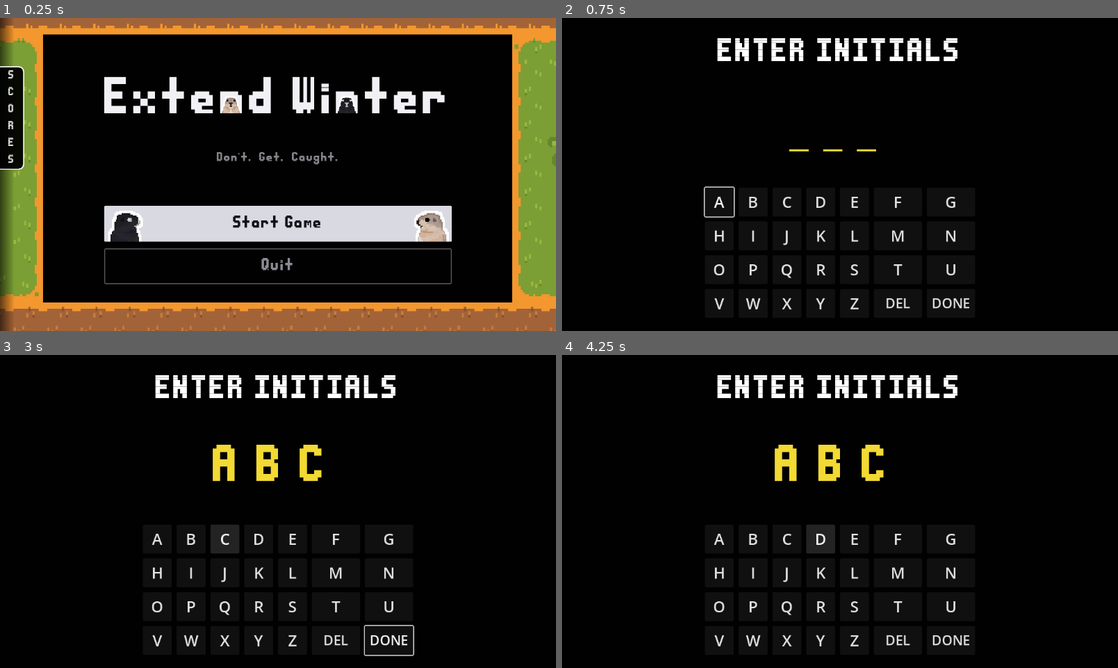
Above: before the commit, frames 1-4 (two rows, left to right).
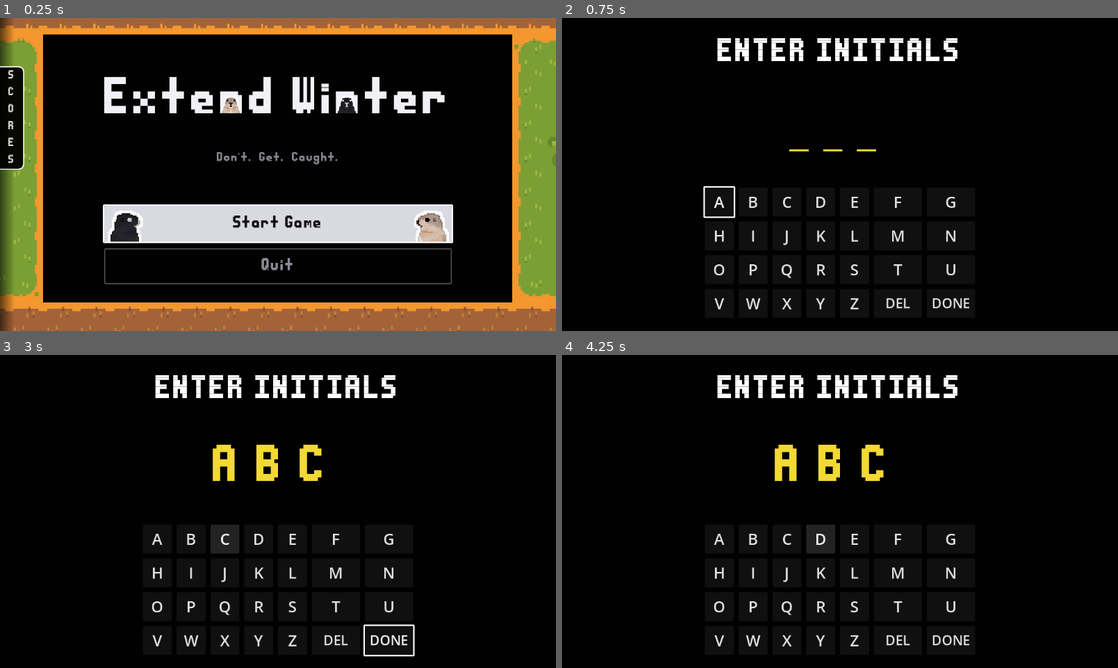
Above: after the commit, the same moments.

Repository: Sosenteam/groundhog-stealth
Game: Godot game, scene res://main_screen.tscn
The game is run twice, just before and just after one commit, with the same random seed, the same clock (stepped at 60 frames per second) and the same inputs.
Inputs:
- Up to frame 1 (0.25 s): no input
- Up to frame 2 (0.75 s): click "Start Game" at 0.5 s
- Up to frame 3 (3 s): click "A" at 1.25 s; click "B" at 2 s; click "C" at 2.75 s
- Up to frame 4 (4.25 s): click "D" at 3.5 s

The runs differ from the first frame. In frame 1, 0.8% of the frame differs, in the area x 18-82%, y 59-72%; in frame 2, 0.1%; in frame 3, 0.2%; in frame 4, nothing differs.

Commit message:
Updated COin system

Diff:
--- a/arcade_keyboard.gd
+++ b/arcade_keyboard.gd
@@ -6,6 +6,24 @@
 
 var current_name = ""
 var max_length = 3
+
+func _make_focus_style() -> StyleBoxFlat:
+	var focus_style = StyleBoxFlat.new()
+	focus_style.draw_center = false
+	focus_style.border_width_left = 3
+	focus_style.border_width_top = 3
+	focus_style.border_width_right = 3
+	focus_style.border_width_bottom = 3
+	focus_style.border_color = Color.WHITE
+	focus_style.corner_radius_top_left = 2
+	focus_style.corner_radius_top_right = 2
+	focus_style.corner_radius_bottom_right = 2
+	focus_style.corner_radius_bottom_left = 2
+	focus_style.expand_margin_left = 3.0
+	focus_style.expand_margin_top = 3.0
+	focus_style.expand_margin_right = 3.0
+	focus_style.expand_margin_bottom = 3.0
+	return focus_style
 
 func _ready() -> void:
 	# Add keyboard buttons programmatically
@@ -17,6 +35,7 @@
 		btn.theme_type_variation = "KeyboardBtn"
 		# Setup style
 		btn.add_theme_font_size_override("font_size", 32)
+		btn.add_theme_stylebox_override("focus", _make_focus_style())
 		btn.pressed.connect(on_key_pressed.bind(char))
 		grid.add_child(btn)
 
@@ -24,6 +43,7 @@
 	del_btn.text = "DEL"
 	del_btn.custom_minimum_size = Vector2(100, 60)
 	del_btn.add_theme_font_size_override("font_size", 28)
+	del_btn.add_theme_stylebox_override("focus", _make_focus_style())
 	del_btn.pressed.connect(on_key_pressed.bind("DEL"))
 	grid.add_child(del_btn)
 
@@ -31,6 +51,7 @@
 	done_btn.text = "DONE"
 	done_btn.custom_minimum_size = Vector2(100, 60)
 	done_btn.add_theme_font_size_override("font_size", 28)
+	done_btn.add_theme_stylebox_override("focus", _make_focus_style())
 	done_btn.pressed.connect(on_key_pressed.bind("DONE"))
 	grid.add_child(done_btn)
 
@@ -41,11 +62,15 @@
 		grid.get_child(0).grab_focus()
 
 func on_key_pressed(key: String) -> void:
+	print(current_name)
 	if key == "DEL":
+		print("updaitn displau")
 		if current_name.length() > 0:
 			current_name = current_name.substr(0, current_name.length() - 1)
-	elif key == "DONE":
-		finish_input()
+	elif key == "DONE" || current_name.length() == 3:
+		print("JAHDJA") #so it doesn't go into next asnd add "done" to thing
+		if key == "DONE" && current_name.length() == 3:
+			finish_input()
 	else:
 		if current_name.length() < max_length:
 			current_name += key
@@ -58,6 +83,7 @@
 	update_display()
 
 func update_display() -> void:
+	print("updaitn displau")
 	var display_str = ""
 	for i in range(max_length):
 		if i < current_name.length():
@@ -67,6 +93,7 @@
 	name_label.text = display_str
 
 func finish_input() -> void:
+	print("Fisnihging input")
 	get_tree().root.set_meta("username", current_name)
 	get_tree().change_scene_to_packed(world_scene)
 
--- a/arcade_keyboard.tscn
+++ b/arcade_keyboard.tscn
@@ -1,9 +1,9 @@
 [gd_scene format=3 uid="uid://barchkbd01"]
 
-[ext_resource type="Script" uid="uid://barcsig234" path="res://arcade_keyboard.gd" id="1_script"]
+[ext_resource type="Script" uid="uid://bwd3xdf2dc60h" path="res://arcade_keyboard.gd" id="1_script"]
 [ext_resource type="FontFile" uid="uid://cp7khvcr6ixv" path="res://assets/Font.ttf" id="2_font"]
 
-[node name="ArcadeKeyboard" type="Control"]
+[node name="ArcadeKeyboard" type="Control" unique_id=1704944031]
 layout_mode = 3
 anchors_preset = 15
 anchor_right = 1.0
@@ -12,9 +12,9 @@
 grow_vertical = 2
 script = ExtResource("1_script")
 
-[node name="CanvasLayer" type="CanvasLayer" parent="."]
+[node name="CanvasLayer" type="CanvasLayer" parent="." unique_id=589392708]
 
-[node name="BgRect" type="ColorRect" parent="CanvasLayer"]
+[node name="BgRect" type="ColorRect" parent="CanvasLayer" unique_id=2033718151]
 anchors_preset = 15
 anchor_right = 1.0
 anchor_bottom = 1.0
@@ -22,7 +22,7 @@
 grow_vertical = 2
 color = Color(0.004019165, 0.004019165, 0.004019165, 1)
 
-[node name="CenterContainer" type="CenterContainer" parent="CanvasLayer/BgRect"]
+[node name="CenterContainer" type="CenterContainer" parent="CanvasLayer/BgRect" unique_id=1046784882]
 layout_mode = 1
 anchors_preset = 15
 anchor_right = 1.0
@@ -30,28 +30,27 @@
 grow_horizontal = 2
 grow_vertical = 2
 
-[node name="VBox" type="VBoxContainer" parent="CanvasLayer/BgRect/CenterContainer"]
+[node name="VBox" type="VBoxContainer" parent="CanvasLayer/BgRect/CenterContainer" unique_id=1719621607]
 layout_mode = 2
 theme_override_constants/separation = 40
 
-[node name="TitleLabel" type="Label" parent="CanvasLayer/BgRect/CenterContainer/VBox"]
+[node name="TitleLabel" type="Label" parent="CanvasLayer/BgRect/CenterContainer/VBox" unique_id=1179686051]
 layout_mode = 2
 theme_override_fonts/font = ExtResource("2_font")
 theme_override_font_sizes/font_size = 50
 text = "ENTER INITIALS"
 horizontal_alignment = 1
 
-[node name="NameDisplay" type="Label" parent="CanvasLayer/BgRect/CenterContainer/VBox"]
+[node name="NameDisplay" type="Label" parent="CanvasLayer/BgRect/CenterContainer/VBox" unique_id=1520233307]
 layout_mode = 2
+theme_override_colors/font_color = Color(0.95, 0.85, 0.2, 1)
 theme_override_fonts/font = ExtResource("2_font")
 theme_override_font_sizes/font_size = 80
-theme_override_colors/font_color = Color(0.95, 0.85, 0.2, 1)
 text = "_ _ _ "
 horizontal_alignment = 1
 
-[node name="GridContainer" type="GridContainer" parent="CanvasLayer/BgRect/CenterContainer/VBox"]
+[node name="GridContainer" type="GridContainer" parent="CanvasLayer/BgRect/CenterContainer/VBox" unique_id=1924783003]
 layout_mode = 2
 theme_override_constants/h_separation = 10
 theme_override_constants/v_separation = 10
 columns = 7
-alignment = 1
--- /dev/null
+++ b/assets/main_theme.tres
@@ -0,0 +1,20 @@
+[gd_resource type="Theme" load_steps=2 format=3]
+
+[sub_resource type="StyleBoxFlat" id="StyleBoxFlat_focus"]
+draw_center = false
+border_width_left = 3
+border_width_top = 3
+border_width_right = 3
+border_width_bottom = 3
+border_color = Color(1, 1, 1, 1)
+corner_radius_top_left = 2
+corner_radius_top_right = 2
+corner_radius_bottom_right = 2
+corner_radius_bottom_left = 2
+expand_margin_left = 3.0
+expand_margin_top = 3.0
+expand_margin_right = 3.0
+expand_margin_bottom = 3.0
+
+[resource]
+Button/styles/focus = SubResource("StyleBoxFlat_focus")
--- a/coins/coin.gd
+++ b/coins/coin.gd
@@ -1,8 +1,10 @@
 extends Area2D
+signal collected
 
 var value:int = 1;
 
 func _on_body_entered(body: Node2D) -> void:
 	if body is Player:
 		body.addCoin(value)
+		collected.emit()
 		queue_free()
--- a/coins/coin_spawner.gd
+++ b/coins/coin_spawner.gd
@@ -15,9 +15,15 @@
 	pass
 
 func newCoin():
-	var coinInstance:Area2D = coinPrefab.instantiate();
+	var coinInstance = coinPrefab.instantiate();
 	add_child(coinInstance);
+
+	# Randomize position
+	coinInstance.position = Vector2(randf_range(-140, 140), randf_range(-140, 140))
 
 	coinInstance.z_index = coinZIndex
 	coinInstance.collision_layer = 0;
 	coinInstance.set_collision_mask_value(coinCollisionLayer, true)
+
+	# Respawn when collected
+	coinInstance.collected.connect(newCoin)
--- a/game_over_fadeout.gd
+++ b/game_over_fadeout.gd
@@ -40,6 +40,29 @@
 	main_menu_btn.add_theme_stylebox_override("normal", style)
 	main_menu_btn.add_theme_stylebox_override("hover", hover)
 
+	# White outline focus style for controller navigation
+	var focus_style = StyleBoxFlat.new()
+	focus_style.draw_center = false
+	focus_style.border_width_left = 3
+	focus_style.border_width_top = 3
+	focus_style.border_width_right = 3
+	focus_style.border_width_bottom = 3
+	focus_style.border_color = Color.WHITE
+	focus_style.corner_radius_top_left = 8
+	focus_style.corner_radius_top_right = 8
+	focus_style.corner_radius_bottom_right = 8
+	focus_style.corner_radius_bottom_left = 8
+	focus_style.expand_margin_left = 4.0
+	focus_style.expand_margin_top = 4.0
+	focus_style.expand_margin_right = 4.0
+	focus_style.expand_margin_bottom = 4.0
+	$restart.add_theme_stylebox_override("focus", focus_style)
+	main_menu_btn.add_theme_stylebox_override("focus", focus_style.duplicate())
+
+	# Set up focus neighbors so d-pad navigates between buttons
+	$restart.focus_neighbor_bottom = main_menu_btn.get_path()
+	main_menu_btn.focus_neighbor_top = $restart.get_path()
+
 	var redtween = create_tween()
 	redtween.set_pause_mode(Tween.TWEEN_PAUSE_PROCESS)
 	redtween.tween_property($redout, "modulate:a", 1, redfadeTime).set_trans(Tween.TRANS_LINEAR)
@@ -54,6 +77,7 @@
 
 	$restart.show();
 	main_menu_btn.show()
+	$restart.grab_focus()
 
 
 func _on_restart_pressed() -> void:
@@ -61,9 +85,9 @@
 	get_tree().reload_current_scene()
 
 func _input(event: InputEvent) -> void:
-	if(event.is_action_pressed("ui_accept")):
+	if event.is_action_pressed("gamepad_start"):
 		_on_restart_pressed()
-	if(event.is_action_pressed("ui_select")):
+	if event.is_action_pressed("gamepad_back"):
 		_on_main_menu_pressed()
 
 
--- a/game_over_fadeout.tscn
+++ b/game_over_fadeout.tscn
@@ -4,9 +4,26 @@
 [ext_resource type="Texture2D" uid="uid://bxesb00d0dhp1" path="res://assets/whitescreen.png" id="1_f5l8f"]
 [ext_resource type="FontFile" uid="uid://cp7khvcr6ixv" path="res://assets/Font.ttf" id="3_yjcny"]
 
+[sub_resource type="StyleBoxFlat" id="StyleBoxFlat_focus_restart"]
+draw_center = false
+border_width_left = 3
+border_width_top = 3
+border_width_right = 3
+border_width_bottom = 3
+border_color = Color(1, 1, 1, 1)
+corner_radius_top_left = 4
+corner_radius_top_right = 4
+corner_radius_bottom_right = 4
+corner_radius_bottom_left = 4
+expand_margin_left = 4.0
+expand_margin_top = 4.0
+expand_margin_right = 4.0
+expand_margin_bottom = 4.0
+
 [sub_resource type="Theme" id="Theme_ohykv"]
 default_font = ExtResource("3_yjcny")
 default_font_size = 40
+Button/styles/focus = SubResource("StyleBoxFlat_focus_restart")
 
 [node name="GameOverFadeout" type="CanvasLayer" unique_id=1629070600]
 process_mode = 3
--- a/main_screen.gd
+++ b/main_screen.gd
@@ -18,6 +18,12 @@
 	$CanvasLayer/CenterContainer.modulate.a = 1.0
 	start_button.grab_focus()
 	scores_button.pressed.connect(_toggle_leaderboard)
+
+	# Fix controller navigation to Scores button
+	start_button.focus_neighbor_right = scores_button.get_path()
+	quit_button.focus_neighbor_right = scores_button.get_path()
+	scores_button.focus_neighbor_left = start_button.get_path()
+
 	load_leaderboard()
 
 func _on_start_button_pressed() -> void:
@@ -37,8 +43,6 @@
 			for score in scores:
 				var row = LEADERBOARD_ROW.instantiate()
 				leaderboard_vbox.add_child(row)
-				leaderboard_vbox.add_child(row)
-				leaderboard_vbox.add_child(row)
 				var d_string = ""
 				if score.has("date"):
 					d_string = str(score.date)
@@ -53,5 +57,10 @@
 
 
 func _input(event: InputEvent) -> void:
-	if event.is_action_pressed("ui_accept") and start_button.has_focus():
+	if event.is_action_pressed("gamepad_start"):
 		_on_start_button_pressed()
+	if event.is_action_pressed("gamepad_back"):
+		if leaderboard_open:
+			_toggle_leaderboard()
+		else:
+			_on_quit_button_pressed()
--- a/main_screen.tscn
+++ b/main_screen.tscn
@@ -30,7 +30,21 @@
 corner_radius_bottom_right = 2
 corner_radius_bottom_left = 2
 
-[sub_resource type="StyleBoxEmpty" id="StyleBoxEmpty_focus"]
+[sub_resource type="StyleBoxFlat" id="StyleBoxFlat_focus"]
+draw_center = false
+border_width_left = 3
+border_width_top = 3
+border_width_right = 3
+border_width_bottom = 3
+border_color = Color(1, 1, 1, 1)
+corner_radius_top_left = 2
+corner_radius_top_right = 2
+corner_radius_bottom_right = 2
+corner_radius_bottom_left = 2
+expand_margin_left = 3.0
+expand_margin_top = 3.0
+expand_margin_right = 3.0
+expand_margin_bottom = 3.0
 
 [sub_resource type="StyleBoxFlat" id="StyleBoxFlat_quit"]
 content_margin_left = 32.0
@@ -211,7 +225,7 @@
 theme_override_styles/normal = SubResource("StyleBoxFlat_start")
 theme_override_styles/pressed = SubResource("StyleBoxFlat_start")
 theme_override_styles/hover = SubResource("StyleBoxFlat_start_hover")
-theme_override_styles/focus = SubResource("StyleBoxEmpty_focus")
+theme_override_styles/focus = SubResource("StyleBoxFlat_focus")
 text = "Start Game"
 
 [node name="QuitButton" type="Button" parent="CanvasLayer/CenterContainer/VBox/Buttons" unique_id=1699391844]
@@ -224,7 +238,7 @@
 theme_override_styles/normal = SubResource("StyleBoxFlat_quit")
 theme_override_styles/pressed = SubResource("StyleBoxFlat_quit")
 theme_override_styles/hover = SubResource("StyleBoxFlat_quit_hover")
-theme_override_styles/focus = SubResource("StyleBoxEmpty_focus")
+theme_override_styles/focus = SubResource("StyleBoxFlat_focus")
 text = "Quit"
 
 [node name="BackgroundTilemap" type="TileMapLayer" parent="CanvasLayer" unique_id=226599732]
@@ -280,7 +294,7 @@
 theme_override_styles/normal = SubResource("StyleBoxFlat_btn")
 theme_override_styles/pressed = SubResource("StyleBoxFlat_btn")
 theme_override_styles/hover = SubResource("StyleBoxFlat_btn")
-theme_override_styles/focus = SubResource("StyleBoxEmpty_focus")
+theme_override_styles/focus = SubResource("StyleBoxFlat_focus")
 text = "S
 C
 O
--- a/phil/phil.tscn
+++ b/phil/phil.tscn
@@ -44,7 +44,7 @@
 }]
 
 [sub_resource type="RectangleShape2D" id="RectangleShape2D_33hcl"]
-size = Vector2(28, 12.5)
+size = Vector2(28, 21.25)
 
 [node name="Phil" type="CharacterBody2D" unique_id=161662381]
 process_mode = 1
@@ -55,8 +55,7 @@
 [node name="AnimatedSprite2D" type="AnimatedSprite2D" parent="." unique_id=929682683]
 texture_filter = 1
 sprite_frames = SubResource("SpriteFrames_4y77u")
-animation = &"emerging"
-frame_progress = 0.32990038
+animation = &"idle"
 
 [node name="StateMachine" type="Node" parent="." unique_id=117218529]
 script = ExtResource("3_u43oq")
@@ -90,5 +89,5 @@
 texture = ExtResource("11_rncno")
 
 [node name="CollisionShape2D" type="CollisionShape2D" parent="." unique_id=1027390512]
-position = Vector2(0, 6)
+position = Vector2(0, 1.625)
 shape = SubResource("RectangleShape2D_33hcl")
--- a/project.godot
+++ b/project.godot
@@ -13,6 +13,8 @@
 config/name="Groundhog Stealth"
 run/main_scene="res://main_screen.tscn"
 config/features=PackedStringArray("4.6", "GL Compatibility")
+gui/theme/custom="res://assets/main_theme.tres"
+
 
 [display]
 
@@ -67,6 +69,16 @@
 , Object(InputEventJoypadButton,"resource_local_to_scene":false,"resource_name":"","device":-1,"button_index":2,"pressure":0.0,"pressed":false,"script":null)
 ]
 }
+gamepad_start={
+"deadzone": 0.5,
+"events": [Object(InputEventJoypadButton,"resource_local_to_scene":false,"resource_name":"","device":-1,"button_index":3,"pressure":0.0,"pressed":true,"script":null)
+]
+}
+gamepad_back={
+"deadzone": 0.5,
+"events": [Object(InputEventJoypadButton,"resource_local_to_scene":false,"resource_name":"","device":-1,"button_index":1,"pressure":0.0,"pressed":true,"script":null)
+]
+}
 
 [layer_names]
 
--- a/world.gd
+++ b/world.gd
@@ -14,6 +14,7 @@
 const win_scene = preload("res://win_screen.tscn")
 const phil_scene = preload("res://phil/phil.tscn")
 const coin_ui_scene = preload("res://coin_ui.tscn")
+const coin_scene = preload("res://coins/coin.tscn")
 var active_clock: Node
 var win_node: Node
 var coin_ui_node: Node
@@ -51,10 +52,7 @@
 	#Getting if time ran out, if so, show win screen
 	if active_clock.getTimeInSeconds() <= 30.0 and not halfway_coin_spawned:
 		halfway_coin_spawned = true
-		if current_phil_ref:
-			var coin = preload("res://coins/coin.tscn").instantiate()
-			coin.position = current_phil_ref.position
-			level_container.add_child(coin)
+		spawn_coin()
 
 	if active_clock.getTimeInSeconds() == 0.0 && runWin == true:
 		win_node = win_scene.instantiate()
@@ -150,6 +148,31 @@
 	$DetectionLayer/DetectionMeter.connect_phil(new_phil)
 	get_tree().paused = false
 
+	# Initial coin spawn on Phil
+	spawn_coin()
+
+	# Show Dash Hint
+	var hint_label = $DetectionLayer/DashHint
+	hint_label.show()
+	hint_label.modulate.a = 1.0
+
+	var hint_tween = create_tween()
+	hint_tween.tween_interval(3.0)
+	hint_tween.tween_property(hint_label, "modulate:a", 0.0, 1.0)
+	hint_tween.finished.connect(hint_label.hide)
+
+func spawn_coin():
+	if not current_phil_ref:
+		return
+
+	var coin = coin_scene.instantiate()
+	coin.position = current_phil_ref.position
+	# Ensure it's in the world space/level container
+	level_container.add_child(coin)
+
+	# Connect respawn signal
+	coin.collected.connect(spawn_coin)
+
 func _on_player_coins_changed(count: int) -> void:
 	get_tree().root.set_meta("total_coins", count)
 	coin_ui_node.update_coins(count)
--- a/world.tscn
+++ b/world.tscn
@@ -6,12 +6,11 @@
 [ext_resource type="PackedScene" uid="uid://df6di7oqkd2mj" path="res://game_over_fadeout.tscn" id="2_pkg7o"]
 [ext_resource type="PackedScene" uid="uid://cjuc8r4bhjn5e" path="res://detectionmeter.tscn" id="3_dwbse"]
 [ext_resource type="PackedScene" uid="uid://d2cocoqvke31k" path="res://countdown_timer.tscn" id="5_036b0"]
+[ext_resource type="FontFile" uid="uid://cp7khvcr6ixv" path="res://assets/Font.ttf" id="6_font"]
 
 [node name="World" type="Node2D" unique_id=1311250771]
 script = ExtResource("1_aqk2v")
 gameoverScreenPrefab = ExtResource("2_pkg7o")
-
-[node name="CoinSpawner" parent="." unique_id=1000671851 instance=ExtResource("2_036b0")]
 
 [node name="LevelContainer" type="Control" parent="." unique_id=267466343]
 layout_mode = 3
@@ -30,6 +29,26 @@
 
 [node name="DetectionMeter" parent="DetectionLayer" unique_id=49715098 instance=ExtResource("3_dwbse")]
 
+[node name="DashHint" type="Label" parent="DetectionLayer" unique_id=208354921]
+visible = false
+anchors_preset = 7
+anchor_left = 0.5
+anchor_top = 1.0
+anchor_right = 0.5
+anchor_bottom = 1.0
+offset_left = -200.0
+offset_top = -102.0
+offset_right = 200.0
+offset_bottom = -60.0
+grow_horizontal = 2
+grow_vertical = 0
+theme_override_colors/font_outline_color = Color(0, 0, 0, 1)
+theme_override_constants/outline_size = 12
+theme_override_fonts/font = ExtResource("6_font")
+theme_override_font_sizes/font_size = 42
+text = "Press X to Dash"
+horizontal_alignment = 1
+
 [node name="CountdownTimer" parent="." unique_id=2144968753 instance=ExtResource("5_036b0")]
 process_mode = 3
 
Not shown, changed: export_presets.cfg
Not shown, added: Groundhog Stealth.pck
Not shown, added: Groundhog Stealth.sh
Not shown, added: Groundhog Stealth.x86_64
